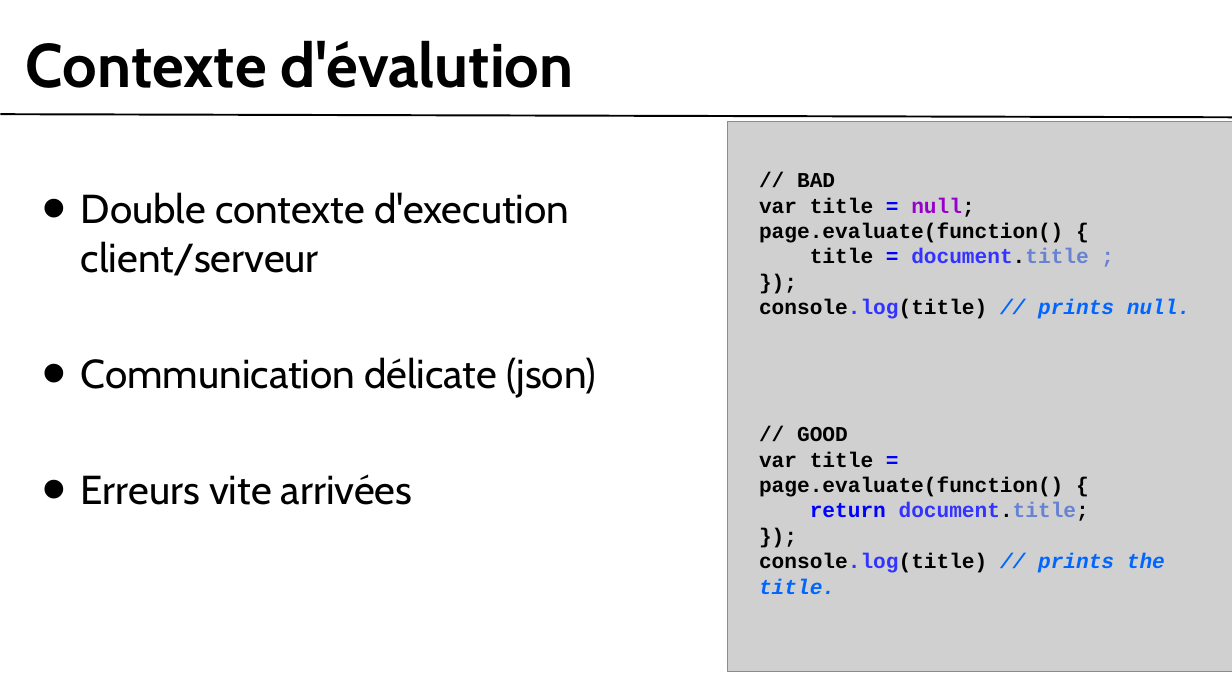
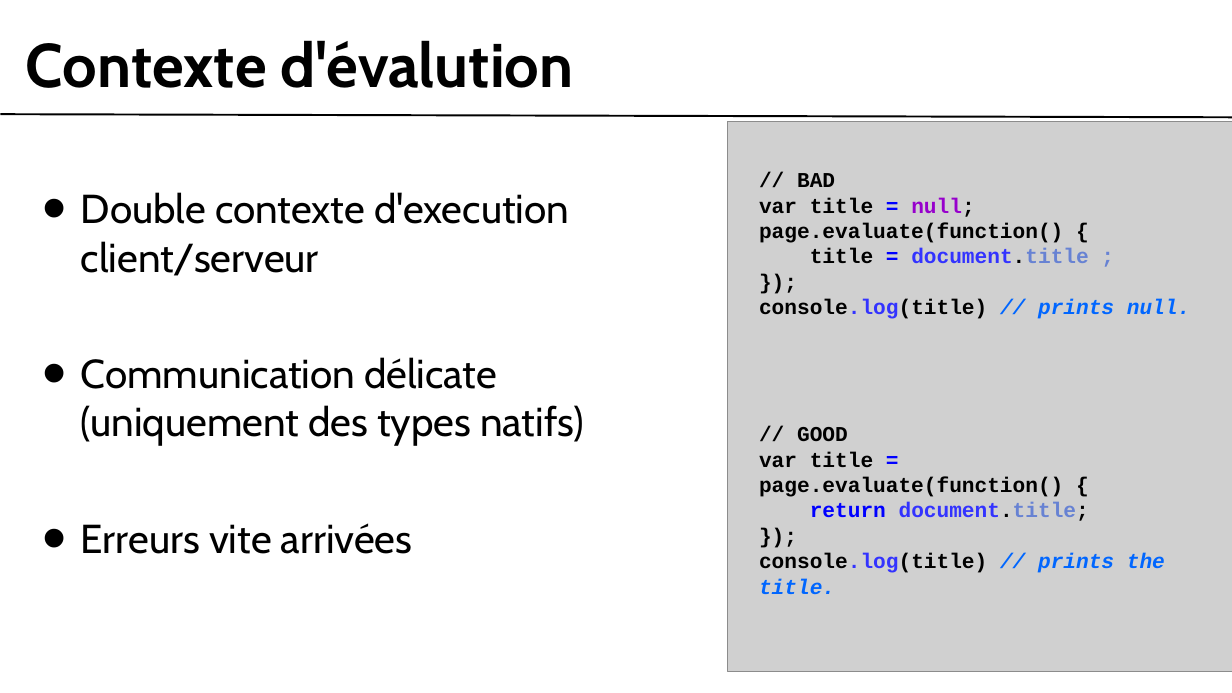
Before and after one commit to gobengo/devoxx-panorama-js-testing, a slide deck: slide 4 of doc/phantom_part.ppt. Drawn at 1232x693 pixels with LibreOffice and Linux fonts; fonts in the diff are those of the drawing; grey boxes stand for pictures; background and template pictures are left out. Boxes give left, top, right and bottom in pixels: in the first picture for what was removed or moved away, otherwise in the second. Text is boxed around its words. In the diff, an @@ line names an element or a change of style, - is before the commit and + after.

```diff
--- a/doc/phantom_part.ppt
+++ b/doc/phantom_part.ppt
@@ text at (81, 357, 583, 446): text changed @@
-• Communication délicate (json)
+• Communication délicate (uniquement des types natifs)
```
Also in this commit, not shown: 1 other slide changed, 3 other files.
